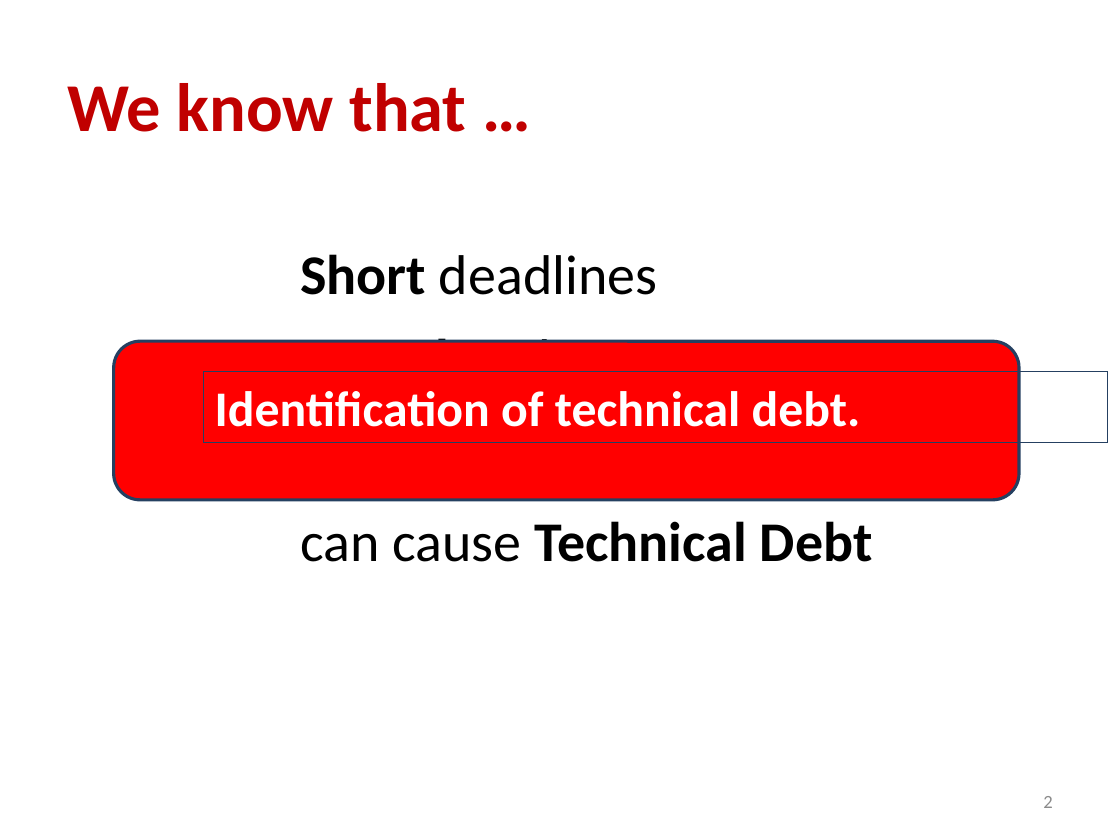
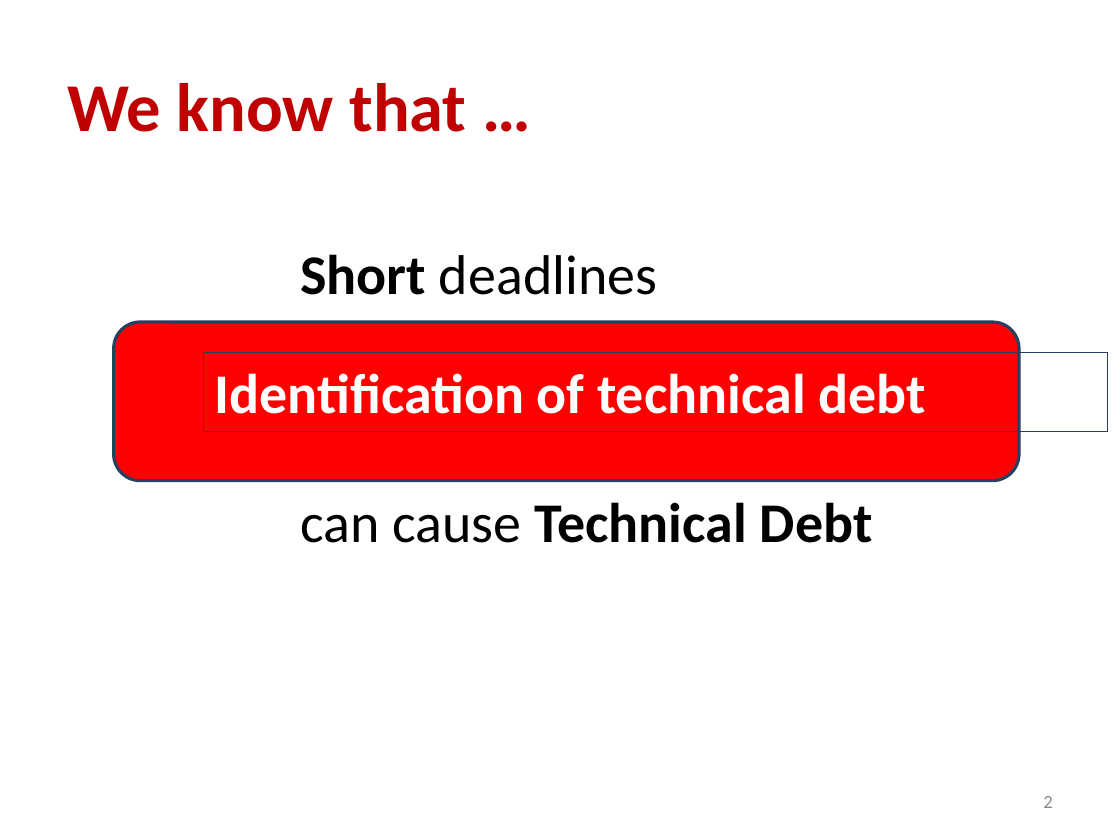
Before and after one commit to maldonado/mtd_paper, a slide deck: slide 2 of evermal_MTD2015_2.pptx. Drawn at 1120x840 pixels with LibreOffice and Linux fonts; fonts in the diff are those of the drawing. Boxes give left, top, right and bottom in pixels: in the first picture for what was removed or moved away, otherwise in the second. Text is boxed around its words. In the diff, an @@ line names an element or a change of style, - is before the commit and + after.

```diff
--- a/evermal_MTD2015_2.pptx
+++ b/evermal_MTD2015_2.pptx
@@ rounded rectangle moved from (x1=114, y1=342, x2=1019, y2=501) to (x1=114, y1=323, x2=1019, y2=482) @@
@@ rectangle "Identification of technical debt" resized from (x1=204, y1=371, x2=1108, y2=442) to (x1=204, y1=352, x2=1108, y2=431) @@
@@ text in rectangle at (x1=215, y1=373, x2=925, y2=414): text changed; size 32 to 36 pt @@
-Identification of technical debt.
+Identification of technical debt
@@ text "can cause Technical Debt" moved from (x1=300, y1=521, x2=873, y2=562) to (x1=300, y1=502, x2=873, y2=543) @@
```
Also in this commit, not shown: 7 other slides changed, 1 slide added.
